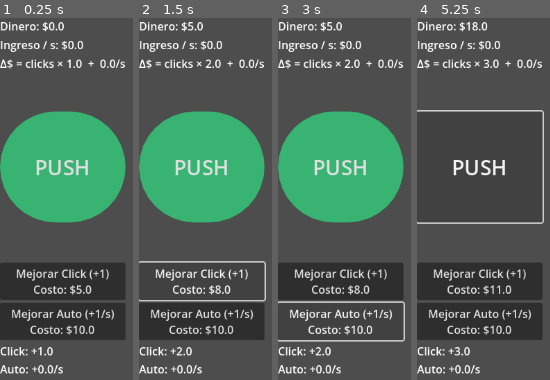
Above: before the commit, frames 1-4 (left to right).
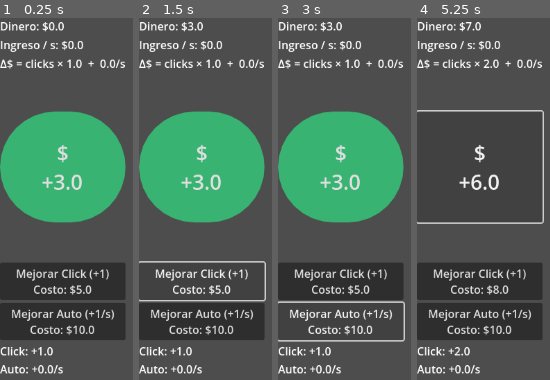
Above: after the commit, the same moments.

Repository: amurito/godot-idle-game
Game: Godot game, scene res://main.tscn
Two runs of this game, one before a commit and one after it. Both use one fixed random seed, a clock stepped at 60 frames per second and the inputs below.
Inputs:
- Up to frame 1 (0.25 s): no input
- Up to frame 2 (1.5 s): click "PUSH" (after the commit: "$ +3.0") at 0.5 s; click "Mejorar Click (+1) Costo: $5.0" at 1.25 s
- Up to frame 3 (3 s): click "Mejorar Click (+1) Costo: $8.0" (after the commit: "Mejorar Click (+1) Costo: $5.0") at 2 s; click "Mejorar Auto (+1/s) Costo: $1…" at 2.75 s
- Up to frame 4 (5.25 s): click "PUSH" (after the commit: "$ +3.0") at 3.5 s; click "Mejorar Click (+1) Costo: $8.0" (after the commit: "Mejorar Click (+1) Costo: $5.0") at 4.25 s; click "PUSH" (after the commit: "$ +6.0") at 5 s

The runs differ from the first frame. In frame 1, 1.6% of the frame differs, in the area x 27-67%, y 35-48%; in frame 2, 1.8%; in frame 3, 1.8%; in frame 4, 2.8%, in the area x 22-72%, y 1-94%.

Commit message:
v0.1.5: BigClick escala con click_value y fórmula coherente

Diff:
--- a/main.gd
+++ b/main.gd
@@ -7,6 +7,10 @@
 var click_upgrade_cost: float = 5.0
 # AUTOMÁTICO
 var auto_upgrade_cost: float = 10.0
+var big_click_value: float = 10.0
+var big_click_multiplier: float = 3.0
+
+
 
 
 # === REFERENCIAS UI (SOLO LAS QUE USAMOS) ===
@@ -17,6 +21,7 @@
 @onready var upgrade_auto_button = $VBoxContainer/UpgradeAutoButton
 @onready var stats_label = $VBoxContainer/StatsLabel
 @onready var formula_label = $VBoxContainer/FormulaLabel
+@onready var big_click_button = $VBoxContainer/BigClickButton
 
 
 func _ready():
@@ -62,9 +67,12 @@
 	stats_label.text = \
 		"Click: +" + str(click_value) + \
 		"\nAuto: +" + str(income_per_second) + "/s"
+# === CLICK GRANDE ===
+	big_click_button.text = \
+	"$\n+" + str(click_value * big_click_multiplier)
 
 
 
 func _on_BigClickButton_pressed():
-	money += 10
+	money += click_value * big_click_multiplier
 	update_ui()
